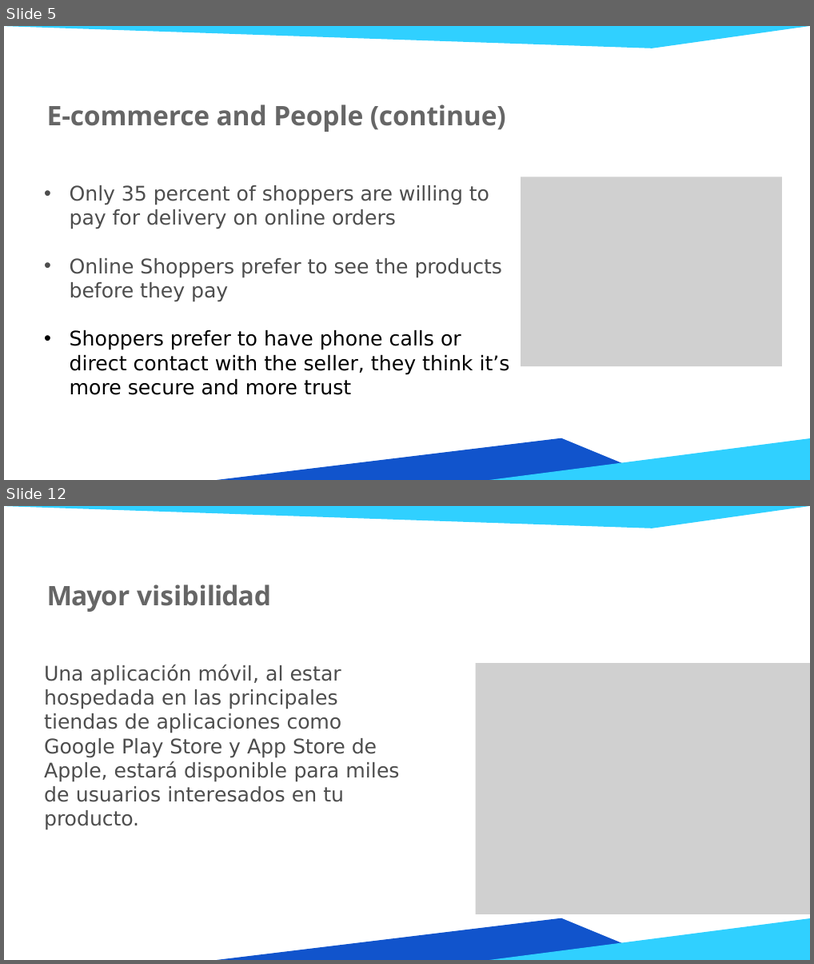
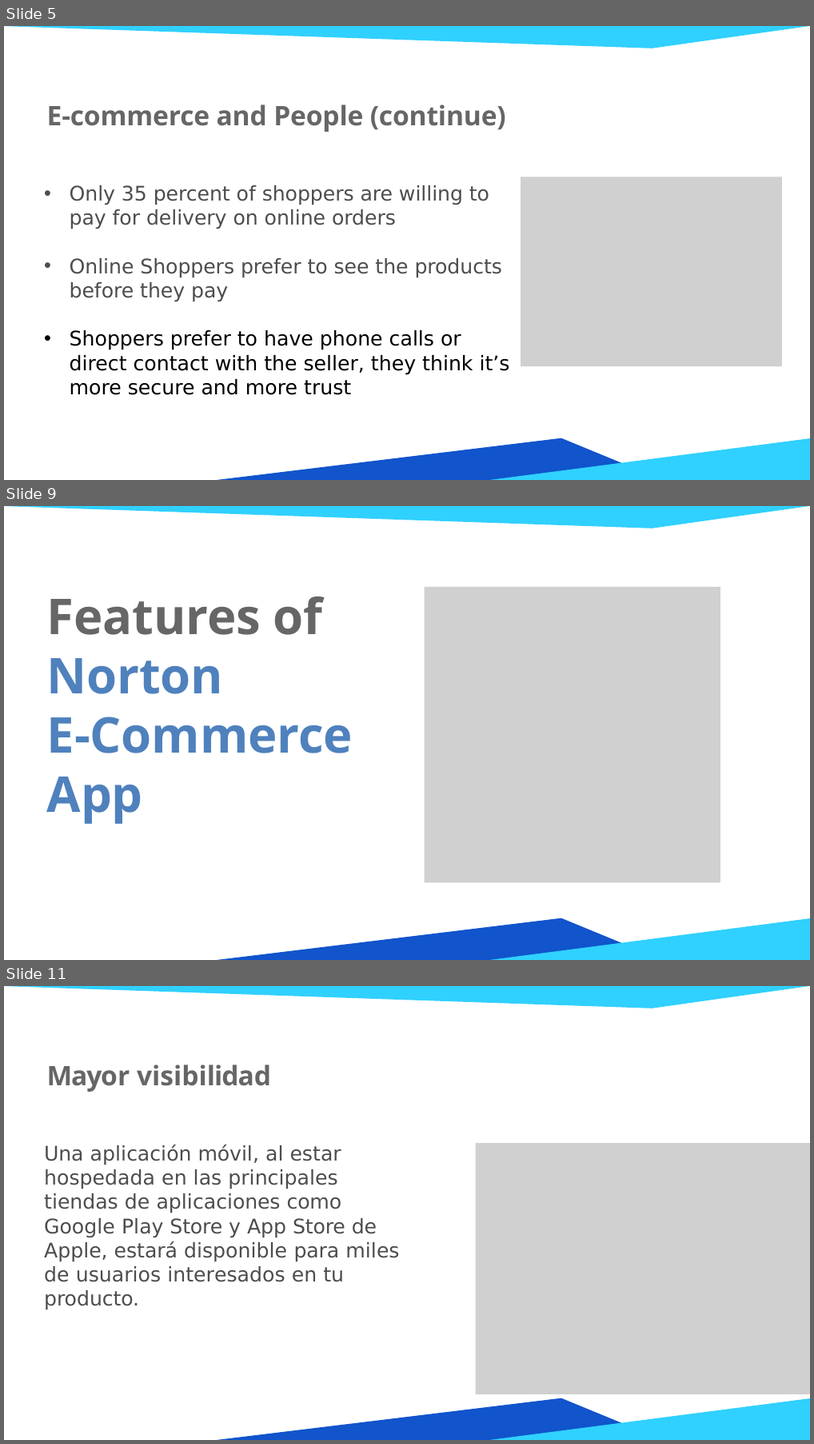
Before and after one commit to HenryHeng91/NU-Fast-Buy-and-Sell-APP, a slide deck: Documentation/NU E-Commerce Slide.pptx. Shown one above the other, each under a label of ours: slides 5 and 12 before the commit, slides 5, 9 and 11 after it; the slides between them are not shown. The pictures are 814x964 and 814x1444 pixels, drawn with LibreOffice and Linux fonts; fonts in the diff are those of the drawing; grey boxes stand for pictures; background and template pictures are left out. Boxes give left, top, right and bottom in pixels: in the first picture for what was removed or moved away, otherwise in the second. Text is boxed around its words. In the diff, an @@ line names an element or a change of style, - is before the commit and + after.

```diff
--- a/Documentation/NU E-Commerce Slide.pptx
+++ b/Documentation/NU E-Commerce Slide.pptx
@@ slide 9 added at (4, 506, 810, 960), background #FFFFFF; not listed: 3 template elements that a slide beside it also shows @@
@@ text added at (47, 596, 353, 824), 44 pt, text #4F81BD, bold @@
+Features of
+Norton
+E-Commerce
+App
@@ picture added at (424, 587, 720, 883) @@
@@ what was slide 12 is now slide 11 @@
```
Also in this commit, not shown: 1 slide changed, 3 other slides added, 5 slides removed, 8 other files.
